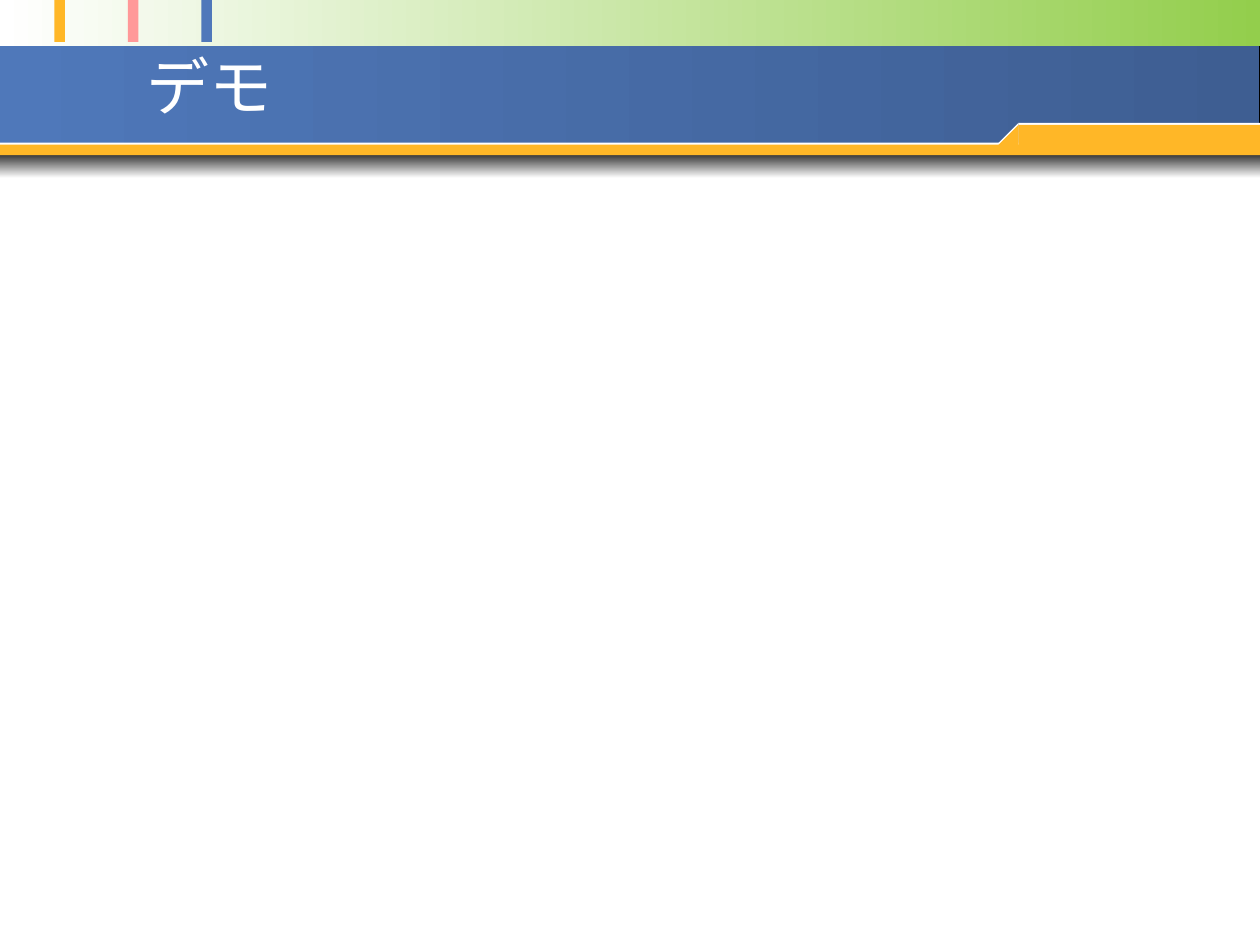
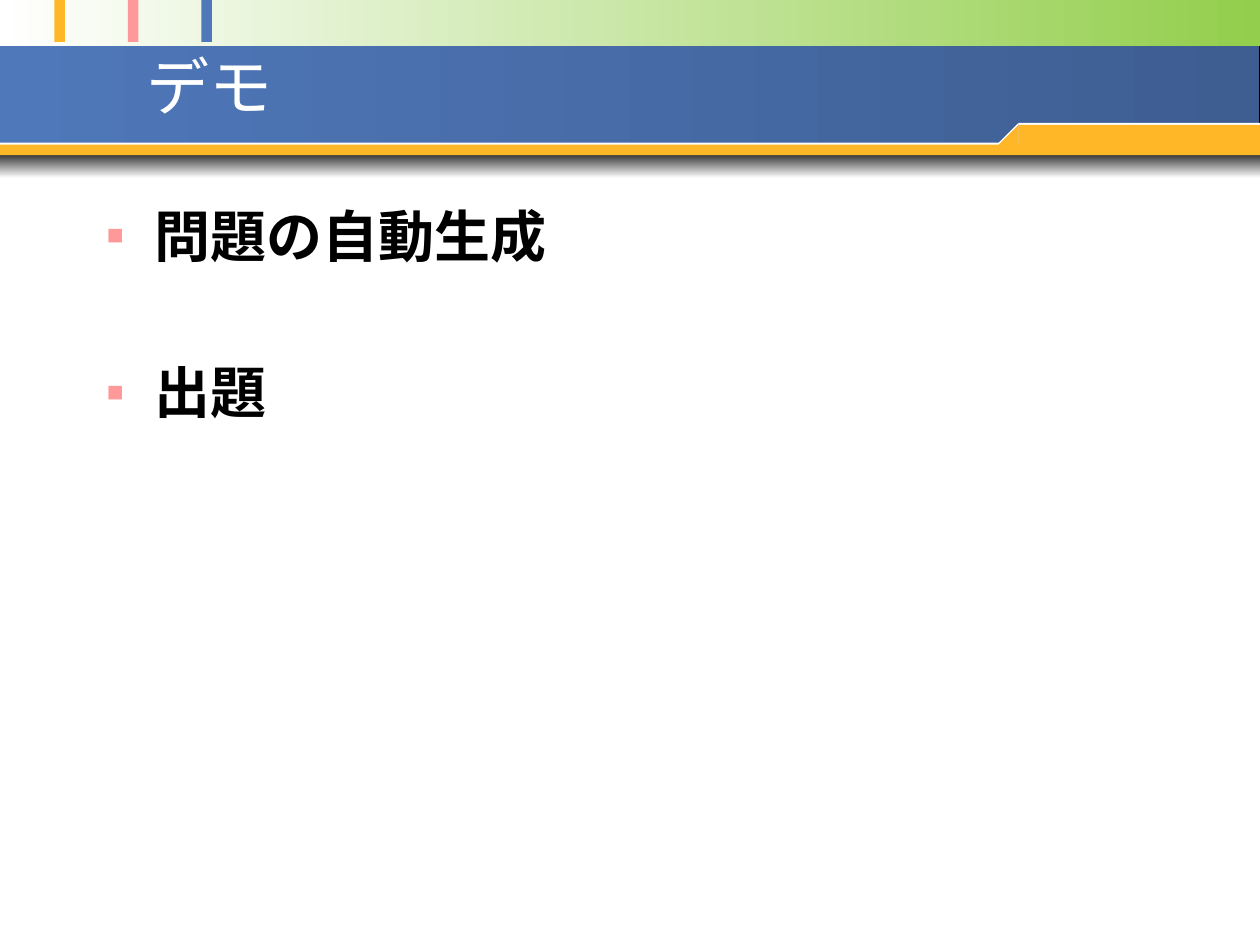
Before and after one commit to opu-yokotalab/learn-ari-thesis, a slide deck: slide 31 of pptx/20100127~発表資料1.pptx (slide 30 before the commit). Drawn at 1260x945 pixels with LibreOffice and Linux fonts; fonts in the diff are those of the drawing. Boxes give left, top, right and bottom in pixels: in the first picture for what was removed or moved away, otherwise in the second. Text is boxed around its words. In the diff, an @@ line names an element or a change of style, - is before the commit and + after.

```diff
--- a/pptx/20100127~発表資料1.pptx
+++ b/pptx/20100127~発表資料1.pptx
@@ text added at bbox=[154, 209, 546, 418], 32 pt, text #000000, bold @@
+■ 問題の自動生成
+■ 出題
```
Also in this commit, not shown: 16 other slides changed, 1 slide added, 17 other files.
